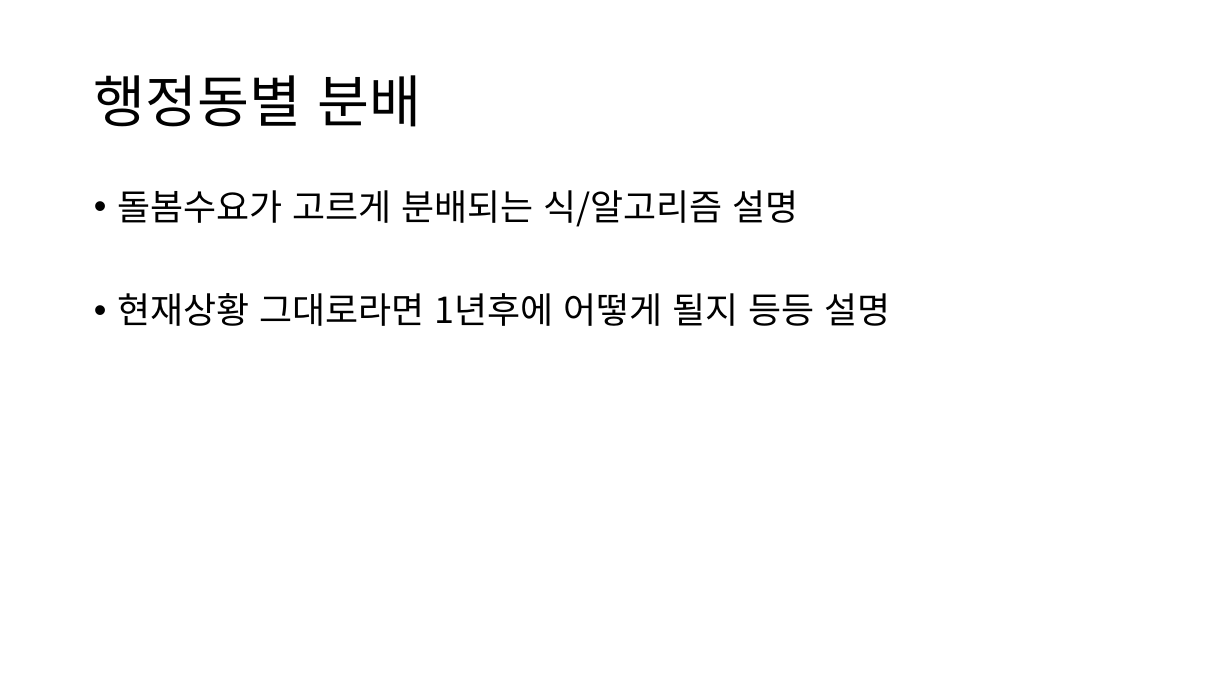
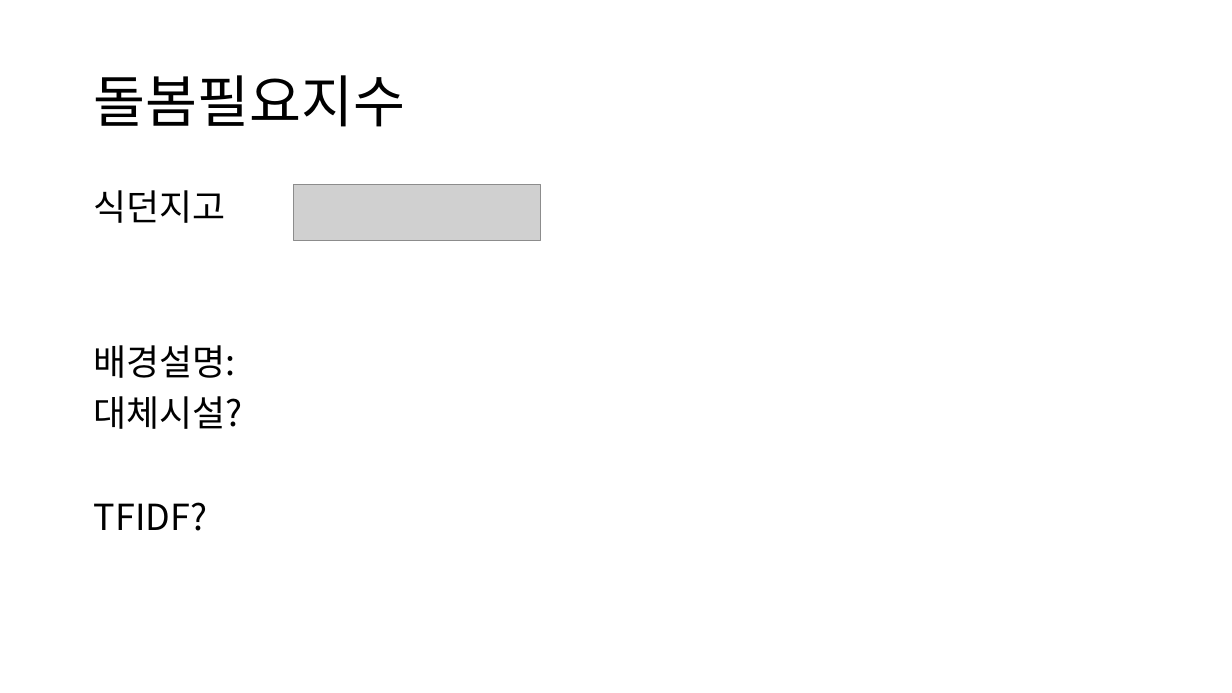
Before and after one commit to gyuholee94/seoul_contest, a slide deck: slide 5 of 서울콘 ppt v1.pptx (slide 13 before the commit). Drawn at 1232x693 pixels with LibreOffice and Linux fonts; fonts in the diff are those of the drawing; grey boxes stand for pictures. Boxes give left, top, right and bottom in pixels: in the first picture for what was removed or moved away, otherwise in the second. Text is boxed around its words. In the diff, an @@ line names an element or a change of style, - is before the commit and + after.

```diff
--- a/서울콘 ppt v1.pptx
+++ b/서울콘 ppt v1.pptx
@@ title at [94,75,406,127]: text changed @@
-행정동별 분배
+돌봄필요지수
@@ text at [94,190,243,531]: text changed @@
-• 돌봄수요가 고르게 분배되는 식/알고리즘 설명
-• 현재상황 그대로라면 1년후에 어떻게 될지 등등 설명
+식던지고
+배경설명:
+대체시설?
+TFIDF?
@@ picture added at [293,185,541,240] @@
```
Also in this commit, not shown: 5 other slides changed, 3 slides added, 6 slides removed, 1 other file.
